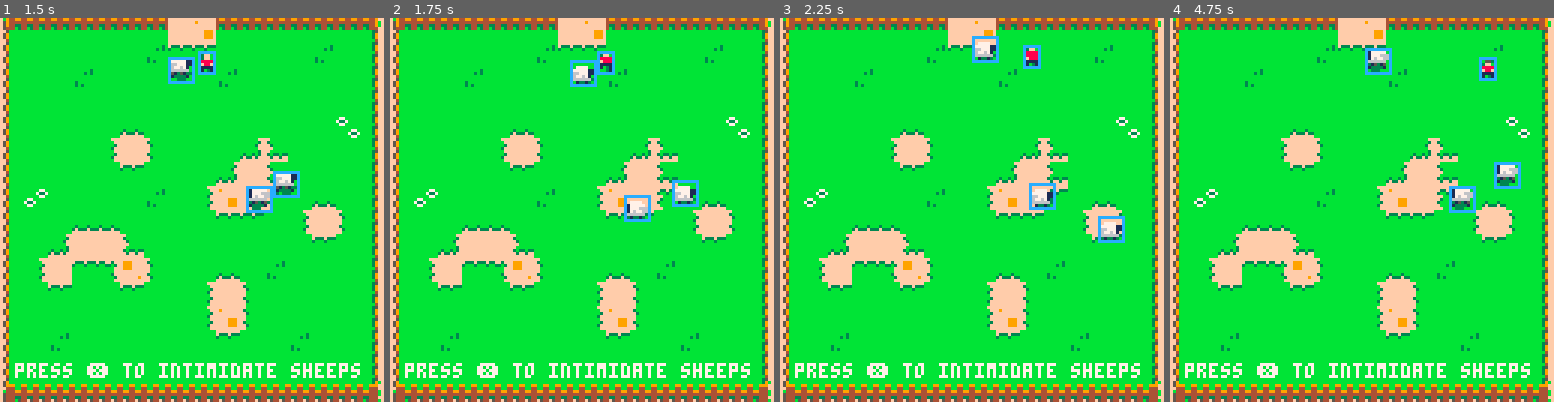
Above: before the commit, frames 1-4 (left to right).
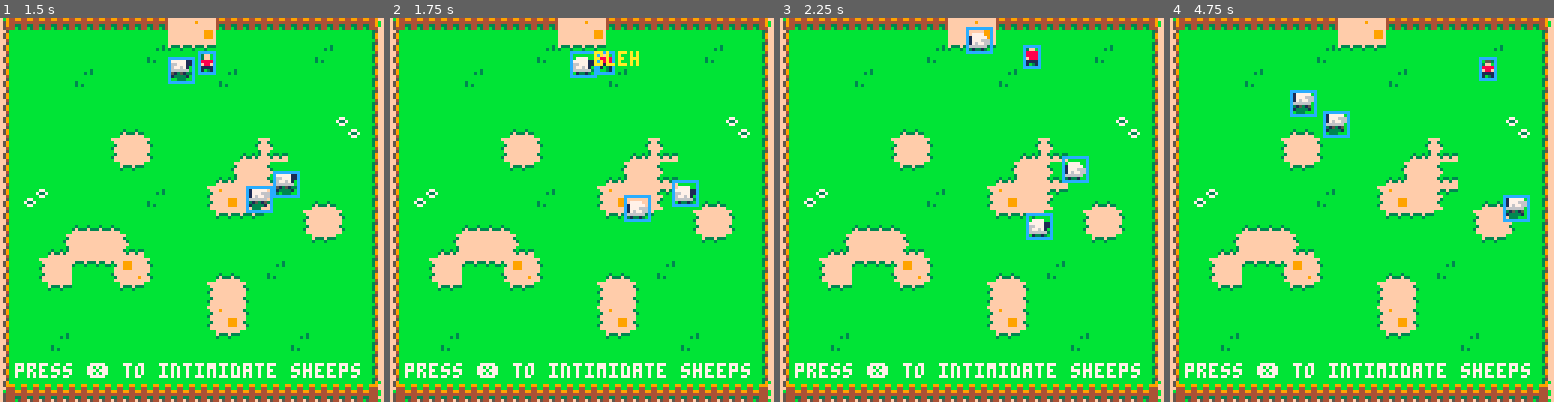
Above: after the commit, the same moments.

Repository: derpycoder/bull-sheep
Game: PICO-8 cartridge bull_sheep.p8
Same seed, same stepped clock (60 frames per second), same inputs: the game is played once before the commit and once after it.
Inputs:
- Up to frame 1 (1.5 s): tap X (X key) at 0.33, 1.07 s
- Up to frame 2 (1.75 s): hold Right from 1.6 s (still down)
- Up to frame 3 (2.25 s): tap X (X key) at 1.85 s; release Right at 2.1 s; hold Up from 2.15 s (still down)
- Up to frame 4 (4.75 s): release Up at 2.42 s; hold Right 2.47-3.03 s; tap X (X key) at 2.97, 4.08 s; hold Left 3.08-3.58 s; hold Down 3.63-3.97 s; hold Right 4.02-4.68 s; hold Up from 4.73 s (still down)

Frame 1 is identical in both runs. In frame 2, 0.7% of the frame differs, in the area x 46-65%, y 8-18%; in frame 3, 2.3%; in frame 4, 2.7%, in the area x 31-94%, y 7-54%.

Commit message:
Collision Detection Partially Integrated

Diff:
--- a/bull_sheep.p8
+++ b/bull_sheep.p8
@@ -12,7 +12,7 @@
 
  game_objects = {}
 
- make_shepheard(64, 10)
+ make_shepherd(64, 10)
 
  make_sheep(60, 40)
  make_sheep(30, 20)
@@ -55,7 +55,7 @@
 end
 
 function make_sheep(x, y)
- local sheep = make_game_object(x, y, {
+ local sheep = make_game_object("sheep", x, y, {
   width = 8,
   height = 8,
   offset = {0, 0},
@@ -67,6 +67,7 @@
    self.y += self.velocity[2]
 
    self:bounce()
+   self:compare_hit_boxes()
 
    if btnp(❎) then
     self:intimidate()
@@ -77,7 +78,7 @@
        self.x, self.y, 1, 1,
        self.velocity[1] > 0)
 
-   self:debug(12)
+   self:debug()
   end,
   animate = function(self)
    self.sprite += 1
@@ -100,14 +101,27 @@
   intimidate = function(self)
    self.velocity[1] = rnd(2) - 1
    self.velocity[2] = rnd(2) - 1
+  end,
+  compare_hit_boxes = function(self)
+   local target
+
+   for target in all(game_objects) do
+    if target.name == "shepherd" then
+     if self:overlap(target) then
+      self.label = "bleh"
+     else
+      self.label = ""
+     end
+    end
+   end
   end
  })
 
  add(game_objects, sheep)
 end
 
-function make_shepheard(x, y)
- local shepheard = make_game_object(x, y, {
+function make_shepherd(x, y)
+ local shepherd = make_game_object("shepherd", x, y, {
   width = 6,
   height = 7,
   offset = {1, 0},
@@ -180,11 +194,13 @@
    if self.y <= 0 then
     self.y = 1
    end
+
+   self:compare_hit_boxes()
   end,
   draw = function(self)
    spr(self.sprite, self.x, self.y)
 
-   self:debug(12)
+   self:debug()
   end,
   animate = function(self)
    self.sprite += 1
@@ -198,27 +214,41 @@
      self.sprite = self.idle[1]
     end
    end
+  end,
+  compare_hit_boxes = function(self)
+   local target
+
+   for target in all(game_objects) do
+    if target.name == "sheep" then
+     if self:overlap(target) then
+      self.label = "buzz"
+      target:intimidate()
+     end
+    else
+     self.label = ""
+    end
+   end
   end
  })
 
- add(game_objects, shepheard)
-end
-
-function make_game_object(x, y, props)
+ add(game_objects, shepherd)
+end
+
+function make_game_object(name, x, y, props)
  local game_obj = {
+  name = name,
   x = x,
   y = y,
+  label = "",
   draw =function() end,
-  debug = function(self, rect_color, text, text_color)
+  debug = function(self)
    rect(self.x + self.offset[1],
         self.y + self.offset[2],
         self.x + self.width,
         self.y + self.height,
-        rect_color)
-
-   if text then
-    print(text, self.x + 8, self.y, text_color)
-   end
+        12)
+
+   print(self.label, self.x + 8, self.y, 10)
   end,
   update = function() end,
   animate = function() end,
